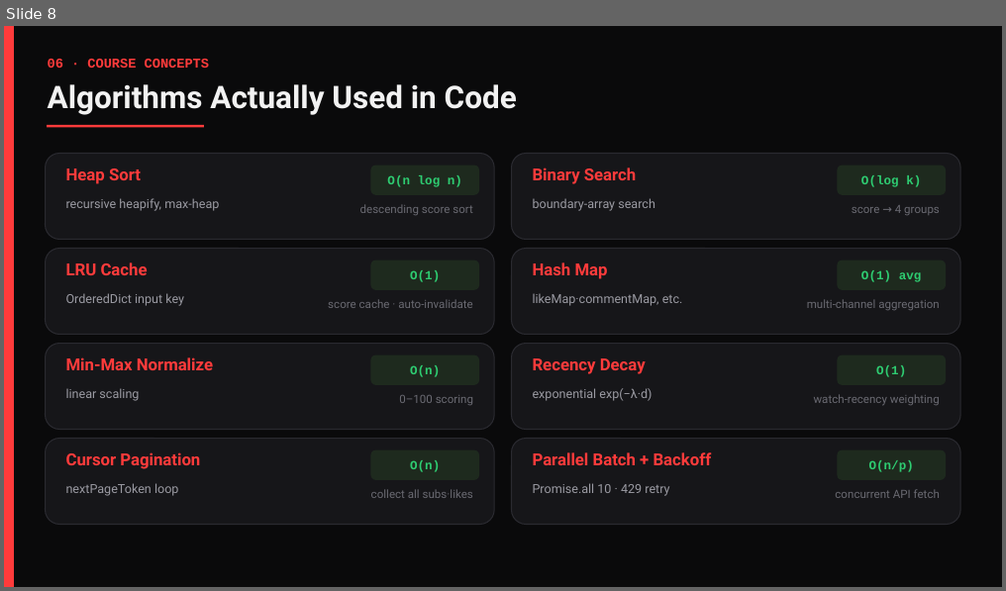
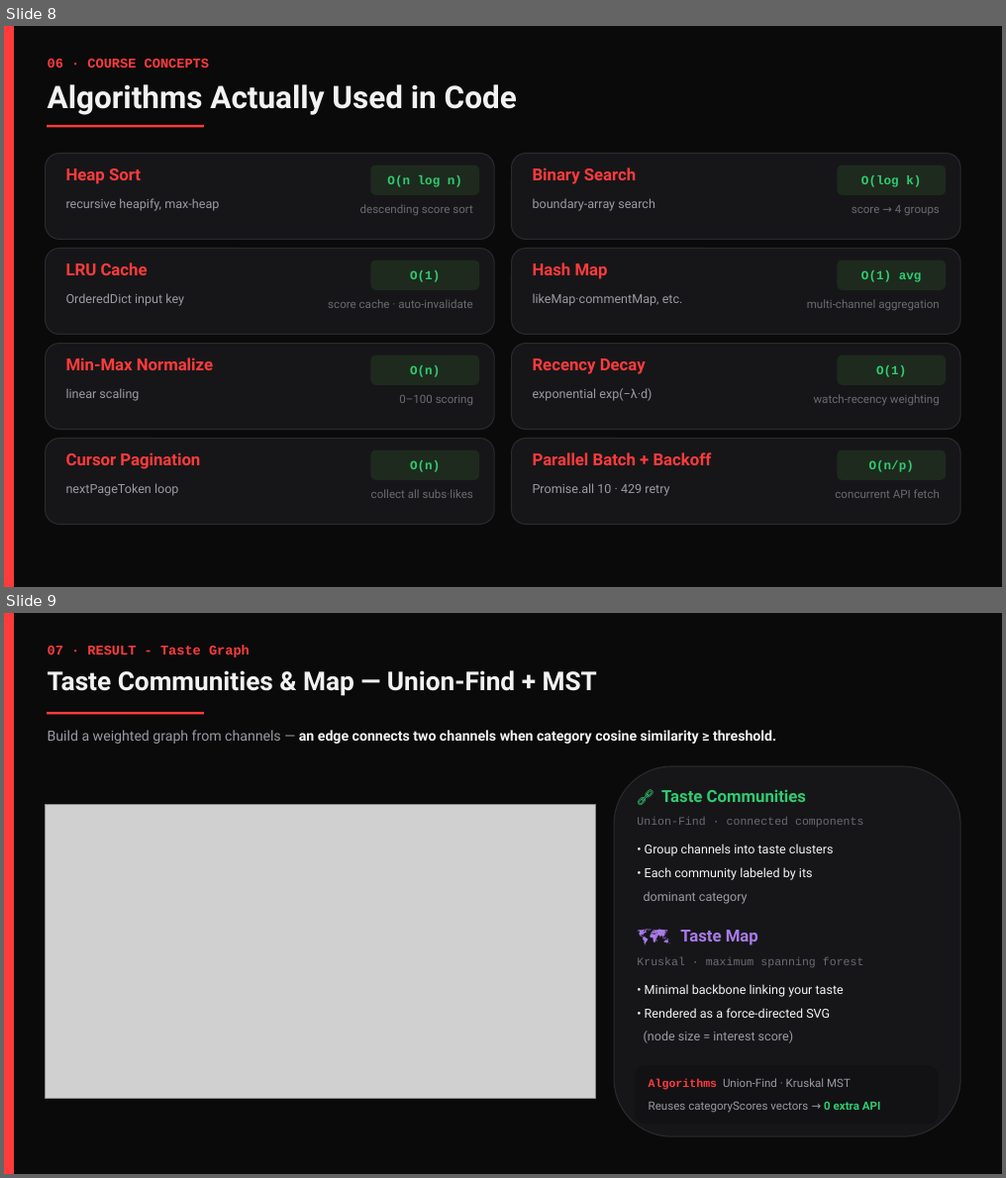
Before and after one commit to HANJUSON/Liberal_algorithm, a slide deck: 구독채널_관심도_분석기_발표.pptx. Shown one above the other, each under a label of ours: slide 8 before the commit, slides 8 and 9 after it. The pictures are 1006x591 and 1006x1178 pixels, drawn with LibreOffice and Linux fonts; fonts in the diff are those of the drawing; grey boxes stand for pictures. Boxes give left, top, right and bottom in pixels: in the first picture for what was removed or moved away, otherwise in the second. Text is boxed around its words. In the diff, an @@ line names an element or a change of style, - is before the commit and + after.

```diff
--- a/구독채널_관심도_분석기_발표.pptx
+++ b/구독채널_관심도_분석기_발표.pptx
@@ slide 9 added at bbox=[4, 613, 1002, 1174], background #FFFFFF @@
@@ rectangle added at bbox=[4, 613, 1002, 1174], fill #0A0A0B @@
@@ rectangle added at bbox=[4, 613, 14, 1174], fill #FF3B3B @@
@@ text added at bbox=[48, 645, 250, 658], 13 pt, text #FF3B3B, bold @@
+07 · RESULT - Taste Graph
@@ text added at bbox=[48, 670, 597, 696], 25 pt, text #F2F2F2, bold @@
+Taste Communities & Map — Union-Find + MST
@@ rectangle added at bbox=[47, 712, 204, 714], fill #FF3B3B @@
@@ text added at bbox=[48, 730, 776, 744], 13.5 pt, text #F2F2F2, bold @@
+Build a weighted graph from channels — an edge connects two channels when category cosine similarity ≥ threshold.
@@ rounded rectangle added at bbox=[614, 766, 960, 1137], fill #161619, outline #2A2A30 1 pt @@
@@ text added at bbox=[661, 789, 806, 802], 16 pt, text #2ECC71, bold @@
+🔗 Taste Communities
@@ picture added at bbox=[46, 805, 595, 1098] @@
@@ text added at bbox=[637, 817, 863, 827], 11 pt, text #6A6A72 @@
+Union-Find · connected components
@@ text added at bbox=[644, 844, 834, 904], 12 pt, text #F2F2F2 @@
+• Group channels into taste clusters
+• Each community labeled by its
+dominant category
@@ text added at bbox=[680, 930, 758, 946], 16 pt, text #A97BE8, bold @@
+🗺️ Taste Map
@@ text added at bbox=[637, 958, 864, 967], 11 pt, text #6A6A72 @@
+Kruskal · maximum spanning forest
@@ text added at bbox=[644, 984, 844, 1044], 12 pt, text #F2F2F2 @@
+• Minimal backbone linking your taste
+• Rendered as a force-directed SVG
+(node size = interest score)
@@ rounded rectangle added at bbox=[635, 1065, 939, 1124], fill #121215 @@
@@ text added at bbox=[648, 1078, 881, 1113], 11 pt, text #9A9AA2 @@
+Algorithms Union-Find · Kruskal MST
+Reuses categoryScores vectors → 0 extra API
```
Also in this commit, not shown: 7 slides changed, 2 other files.
